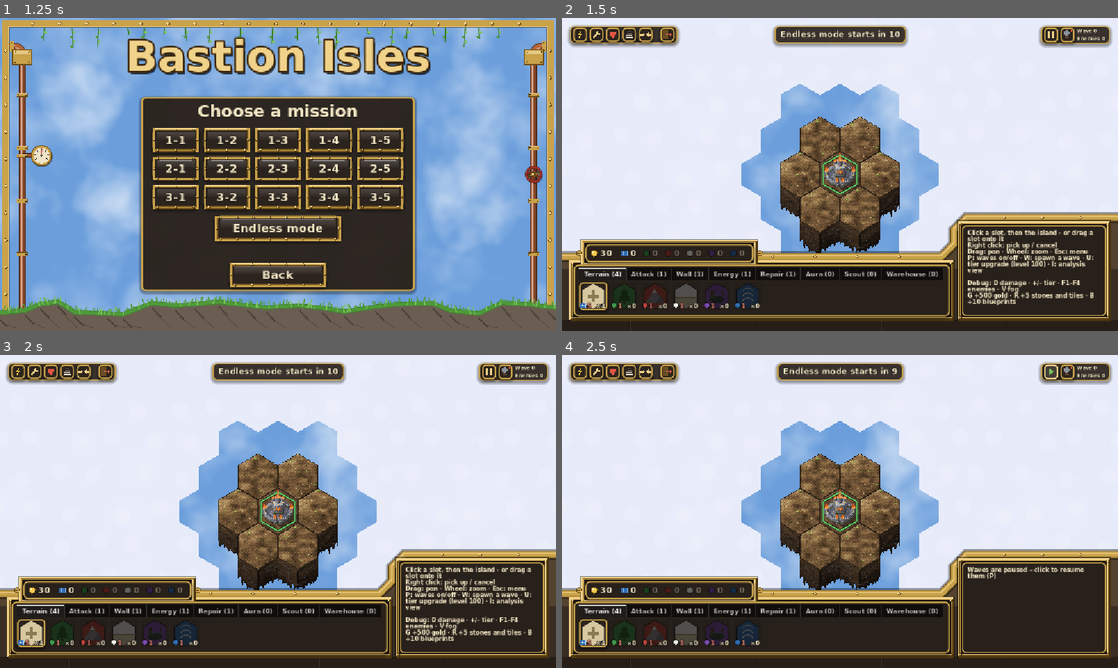
Above: before the commit, frames 1-4 (two rows, left to right).
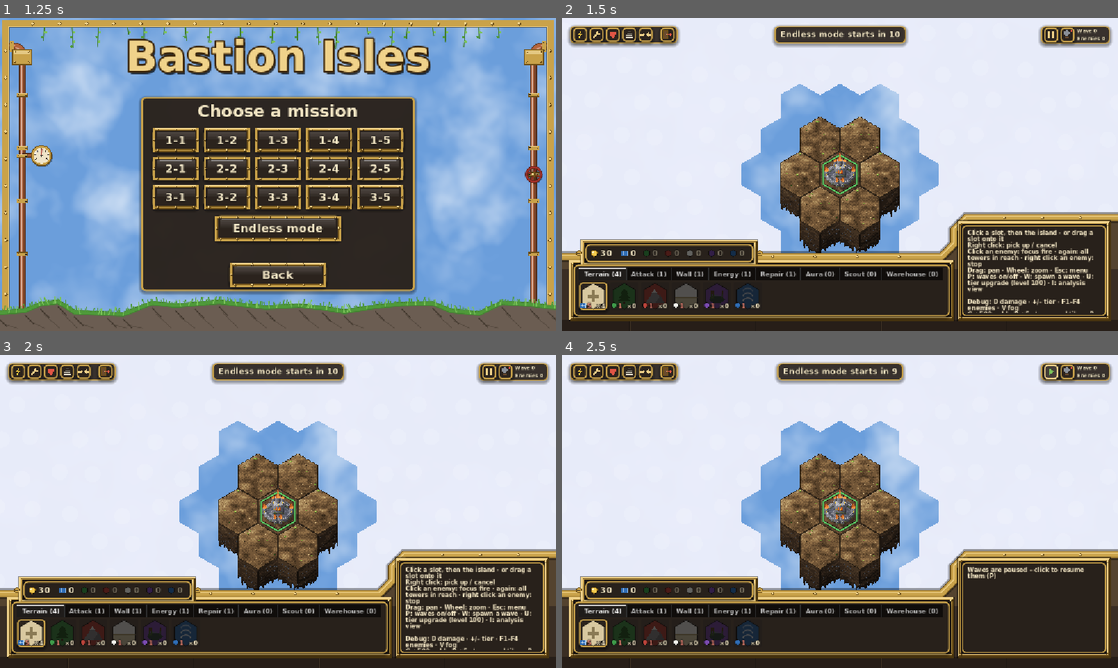
Above: after the commit, the same moments.

Repository: PfeiferSebastian/bastion-isles
Game: Godot game, scene res://scenes/ui/main_menu.tscn
Same seed, same stepped clock (60 frames per second), same inputs: the game is played once before the commit and once after it.
Inputs (mouse positions are in pixels of both pictures, inside the frame that each line leads up to):
- Up to frame 1 (1.25 s): click "Start" at 0.5 s
- Up to frame 2 (1.5 s): click "Endless mode" at 1.25 s
- Up to frame 3 (2 s): no input
- Up to frame 4 (2.5 s): click (1051, 370) at 2.02 s

Frame 1 is identical in both runs. In frame 2, 2.2% of the frame differs, in the area x 72-96%, y 73-95%; in frame 3, 2.2%; in frame 4, nothing differs.

Commit message:
Add focus fire: click an enemy to scope it for the towers
Left-clicking an enemy marks it with a drawn scope; towers that have it in
their core range shoot it first. Clicking the scope again widens the focus
to every tower that reaches it. Right-clicking any enemy, or the enemy
dying, removes the scope. Clicks with an inventory item held still place.

Co-Authored-By: Claude Opus 5.5 <noreply@anthropic.com>

Diff:
--- a/scripts/combat/combat.gd
+++ b/scripts/combat/combat.gd
@@ -3,6 +3,7 @@
 ## Combat: sends waves of enemies (EnemyDefs.wave_plan) at the island in formations, moves
 ## them by their behaviour, and lets the towers aim, fire and repair based on their tile.
 ## Keys: P toggles waves, W spawns the next wave right away, F1-F4 spawn one enemy of each type.
+## Focus fire: clicking an enemy marks it with a scope (see focus_click).
 
 @export var island_view_path: NodePath
 ## Seconds between waves; once the sky is clear the next wave comes after wave_gap_when_clear.
@@ -82,11 +83,25 @@
 const BURST_TIME := 0.4
 const POPUP_TIME := 1.2
 
+## Focus fire on `focus`: at FOCUS_CORE towers that have it inside their core range shoot it
+## first, at FOCUS_FULL every tower that reaches it at all. FOCUS_NONE = normal targeting.
+enum { FOCUS_NONE, FOCUS_CORE, FOCUS_FULL }
+## A click this close (px) to an enemy counts as clicking it.
+const FOCUS_PICK_RADIUS := 22.0
+const SCOPE_COLOR := Color("ff5a3c")
+const SCOPE_FULL_COLOR := Color("ffd23f")
+var focus: Enemy = null
+var focus_level := FOCUS_NONE
+## Draws the scope above the enemies.
+var _scope_layer := Node2D.new()
+
 
 func _ready() -> void:
 	_view = get_node(island_view_path)
 	add_child(_enemy_layer)
 	add_child(_projectile_layer)
+	_scope_layer.draw.connect(_draw_scope)
+	add_child(_scope_layer)
 	mission_countdown = mission_start_delay
 	_apply_session()
 	_base_kill_goal = mission_kill_goal
@@ -102,6 +117,7 @@
 		if _wave_timer <= 0.0:
 			spawn_wave()
 	_check_defeat()
+	_drop_dead_focus()
 	_beams.clear()
 	_beam_colors.clear()
 	for enemy in enemies():
@@ -114,6 +130,7 @@
 	_aura_debuffs()
 	_check_battle_end(delta)
 	queue_redraw()
+	_scope_layer.queue_redraw()
 
 
 func _check_battle_end(delta: float) -> void:
@@ -589,6 +606,111 @@
 	return best
 
 
+# --- Focus fire ----------------------------------------------------------
+
+## Visible enemy under `world_position` (the closest within FOCUS_PICK_RADIUS), or null.
+func enemy_at(world_position: Vector2) -> Enemy:
+	var best: Enemy = null
+	var best_distance := FOCUS_PICK_RADIUS
+	for enemy in enemies():
+		var d := enemy.global_position.distance_to(world_position)
+		if d <= best_distance and is_enemy_visible(enemy):
+			best_distance = d
+			best = enemy
+	return best
+
+
+## Left click: an enemy gets the scope (towers with it in their core range focus it); clicking
+## the scoped enemy again widens the focus to every tower that reaches it. Returns true if
+## the click hit an enemy (and is used up).
+func focus_click(world_position: Vector2) -> bool:
+	var enemy := enemy_at(world_position)
+	if enemy == null:
+		return false
+	if enemy == focus:
+		focus_level = FOCUS_FULL
+	else:
+		focus = enemy
+		focus_level = FOCUS_CORE
+	return true
+
+
+## Right click on an enemy (the scoped one or any other) removes the scope. Returns true if
+## the click was used up, i.e. there was a scope and the click hit an enemy.
+func focus_secondary_click(world_position: Vector2) -> bool:
+	if focus == null or enemy_at(world_position) == null:
+		return false
+	clear_focus()
+	return true
+
+
+func clear_focus() -> void:
+	focus = null
+	focus_level = FOCUS_NONE
+
+
+## The scope goes when its enemy dies (or vanishes when the sky is cleared).
+func _drop_dead_focus() -> void:
+	if focus != null and (not is_instance_valid(focus) or focus.is_dead):
+		clear_focus()
+
+
+## Moves the focused enemy to the front of `targets` (sorted by the tower's own priority) if
+## the focus applies to this tower: at FOCUS_CORE only within `core_px` of `origin`.
+func _focus_first(targets: Array[Enemy], origin: Vector2, core_px: float) -> void:
+	_drop_dead_focus()
+	if focus == null:
+		return
+	var index := targets.find(focus)
+	if index <= 0:
+		return
+	if focus_level == FOCUS_CORE and origin.distance_to(focus.global_position) > core_px:
+		return
+	targets.remove_at(index)
+	targets.push_front(focus)
+
+
+## Scope over the focused enemy: a ring with four gaps and inward ticks; the widened focus
+## adds corner brackets and turns gold.
+func _draw_scope() -> void:
+	if focus == null or not is_instance_valid(focus):
+		return
+	var at := _scope_layer.to_local(focus.global_position)
+	var full := focus_level == FOCUS_FULL
+	var color := SCOPE_FULL_COLOR if full else SCOPE_COLOR
+	var outline := Color(0, 0, 0, 0.7)
+	var radius := 24.0
+	var gap := 0.32
+	for i in 4:
+		var mid := i * TAU / 4.0 + PI / 4.0
+		_scope_arc(at, radius, mid - PI / 4.0 + gap, mid + PI / 4.0 - gap, color, outline)
+		var dir := Vector2.from_angle(i * TAU / 4.0)
+		_scope_line(at + dir * (radius + 5.0), at + dir * (radius - 8.0), color, outline)
+	_scope_dot(at, color, outline)
+	if full:
+		var r := radius + 9.0
+		var arm := 7.0
+		for corner in [Vector2(1, 1), Vector2(-1, 1), Vector2(-1, -1), Vector2(1, -1)]:
+			var tip: Vector2 = at + corner * r * 0.75
+			_scope_line(tip, tip - Vector2(corner.x * arm, 0), color, outline)
+			_scope_line(tip, tip - Vector2(0, corner.y * arm), color, outline)
+
+
+func _scope_dot(at: Vector2, color: Color, outline: Color) -> void:
+	_scope_layer.draw_circle(at, 2.6, outline)
+	_scope_layer.draw_circle(at, 1.6, color)
+
+
+func _scope_arc(at: Vector2, radius: float, from: float, to: float, color: Color, outline: Color) -> void:
+	_scope_layer.draw_arc(at, radius, from, to, 12, outline, 4.5, true)
+	_scope_layer.draw_arc(at, radius, from, to, 12, color, 2.0, true)
+
+
+func _scope_line(a: Vector2, b: Vector2, color: Color, outline: Color) -> void:
+	_scope_layer.draw_line(a, b, outline, 4.5, true)
+	_scope_layer.draw_line(a, b, color, 2.0, true)
+
+
 # --- Towers --------------------------------------------------------------
 
 func _towers_attack(delta: float) -> void:
@@ -601,6 +723,7 @@
 		var origin := _view.hex_center_world(coord)
 		var range_px := profile.range_hexes * HexMath.SQRT3 * _view.hex_size
 		var targets := _targets_in_range(origin, range_px)
+		_focus_first(targets, origin, profile.range_hexes * HexMath.SQRT3 * _view.hex_size)
 		tower.attack_cooldown = maxf(tower.attack_cooldown - delta, 0.0)
 		# Reloading after a shot counts as working.
 		tower.did_work = tower.did_work or tower.attack_cooldown > 0.0
@@ -635,6 +758,8 @@
 	var profile := AttackProfiles.hq()
 	var origin := _view.hex_center_world(Island.HQ_COORD)
 	var targets := _targets_in_range(origin, profile.range_hexes * HexMath.SQRT3 * _view.hex_size)
+	# The HQ cannon has no reach past its core range, so any focus in range counts.
+	_focus_first(targets, origin, INF)
 	if targets.is_empty():
 		return
 	_hq_cooldown = profile.cooldown
--- a/scripts/main.gd
+++ b/scripts/main.gd
@@ -13,8 +13,8 @@
 
 
 func _ready() -> void:
-	_camera.tapped.connect(_island_view.handle_tap)
-	_camera.secondary_tapped.connect(_island_view.handle_secondary_tap)
+	_camera.tapped.connect(_on_tapped)
+	_camera.secondary_tapped.connect(_on_secondary_tapped)
 	_hud.view = _island_view
 	_hud.combat = _combat
 	_hud.leave_requested.connect(_leave)
@@ -26,6 +26,20 @@
 		_hud.show_edit_mode()
 	_hud.get_node("%Inventory").set(&"view", _island_view)
 	_island_view.message.connect(func(at: Vector2, text: String) -> void: _combat.popup(at, text, Color("ffb070")))
+
+
+## Clicks on enemies set the focus fire scope (Combat.focus_click); with an inventory item
+## held, or off the enemies, they go to the island as usual.
+func _on_tapped(world_position: Vector2) -> void:
+	if _island_view.held.is_empty() and _combat.focus_click(world_position):
+		return
+	_island_view.handle_tap(world_position)
+
+
+func _on_secondary_tapped(world_position: Vector2) -> void:
+	if _island_view.held.is_empty() and _combat.focus_secondary_click(world_position):
+		return
+	_island_view.handle_secondary_tap(world_position)
 
 
 func _unhandled_key_input(event: InputEvent) -> void:
--- a/scripts/ui/hud.gd
+++ b/scripts/ui/hud.gd
@@ -7,7 +7,7 @@
 ## that shows every hover text.
 
 ## Shown in the info window while nothing with a description is hovered.
-const HELP := "Click a slot, then the island · or drag a slot onto it\nRight click: pick up / cancel\nDrag: pan · Wheel: zoom · Esc: menu\nP:  …(190 unchanged characters)…
+const HELP := "Click a slot, then the island · or drag a slot onto it\nRight click: pick up / cancel\nClick an enemy: focus fire · again: all towers in reach · right click an enemy: stop\nDrag: pan · Wheel: zoom · Esc: menu\nP:  …(190 unchanged characters)…
 
 const OVERLAYS := [
 	[&"energy", "Energy: generators bright, storages by fill (red = empty), empty tiles show how much they let through"],
